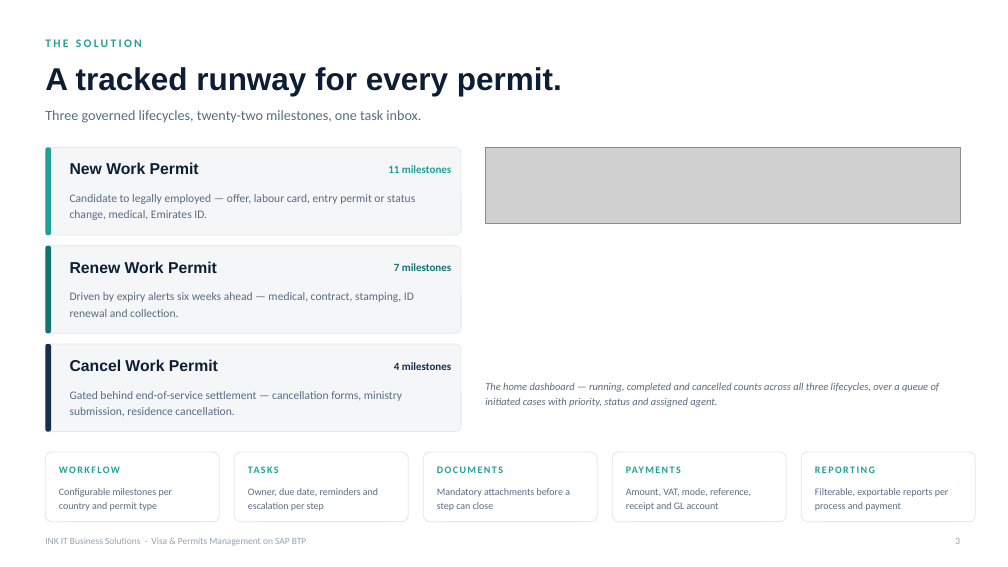
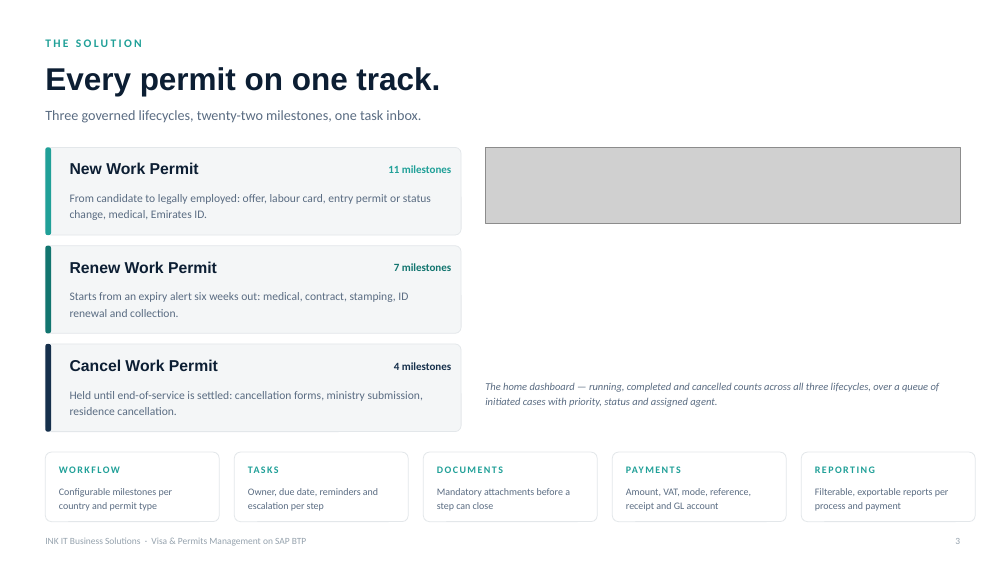
Before and after one commit to cranialblend5/VisaAndPermitsDemo, a slide deck: slide 3 of deck/INK_IT_Visa_and_Permits_GCC.pptx. Drawn at 1008x567 pixels with LibreOffice and Linux fonts; fonts in the diff are those of the drawing; grey boxes stand for pictures. Boxes give left, top, right and bottom in pixels: in the first picture for what was removed or moved away, otherwise in the second. Text is boxed around its words. In the diff, an @@ line names an element or a change of style, - is before the commit and + after.

```diff
--- a/deck/INK_IT_Visa_and_Permits_GCC.pptx
+++ b/deck/INK_IT_Visa_and_Permits_GCC.pptx
@@ text at [45,67,440,96]: text changed @@
-A tracked runway for every permit.
+Every permit on one track.
@@ text at [70,194,431,220]: text changed @@
-Candidate to legally employed — offer, labour card, entry permit or status change, medical, Emirates ID.
+From candidate to legally employed: offer, labour card, entry permit or status change, medical, Emirates ID.
@@ text at [70,292,408,317]: text changed @@
-Driven by expiry alerts six weeks ahead — medical, contract, stamping, ID renewal and collection.
+Starts from an expiry alert six weeks out: medical, contract, stamping, ID renewal and collection.
@@ text at [70,391,423,415]: text changed @@
-Gated behind end-of-service settlement — cancellation forms, ministry submission, residence cancellation.
+Held until end-of-service is settled: cancellation forms, ministry submission, residence cancellation.
```
Also in this commit, not shown: 9 other slides changed, 16 other files.
